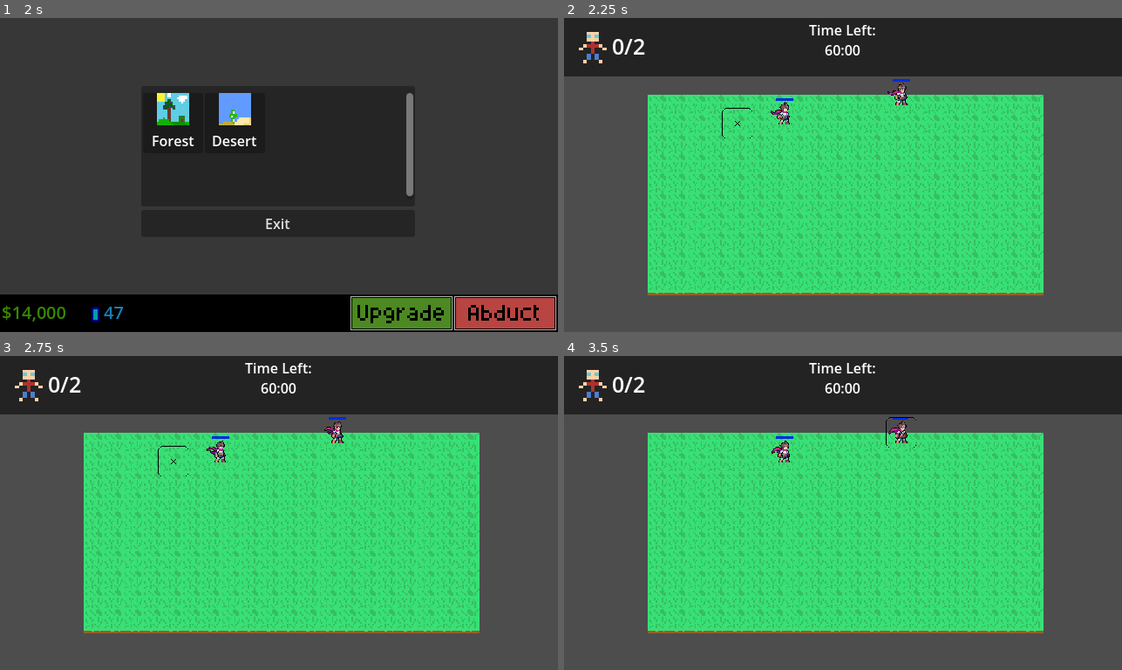
Above: before the commit, frames 1-4 (two rows, left to right).
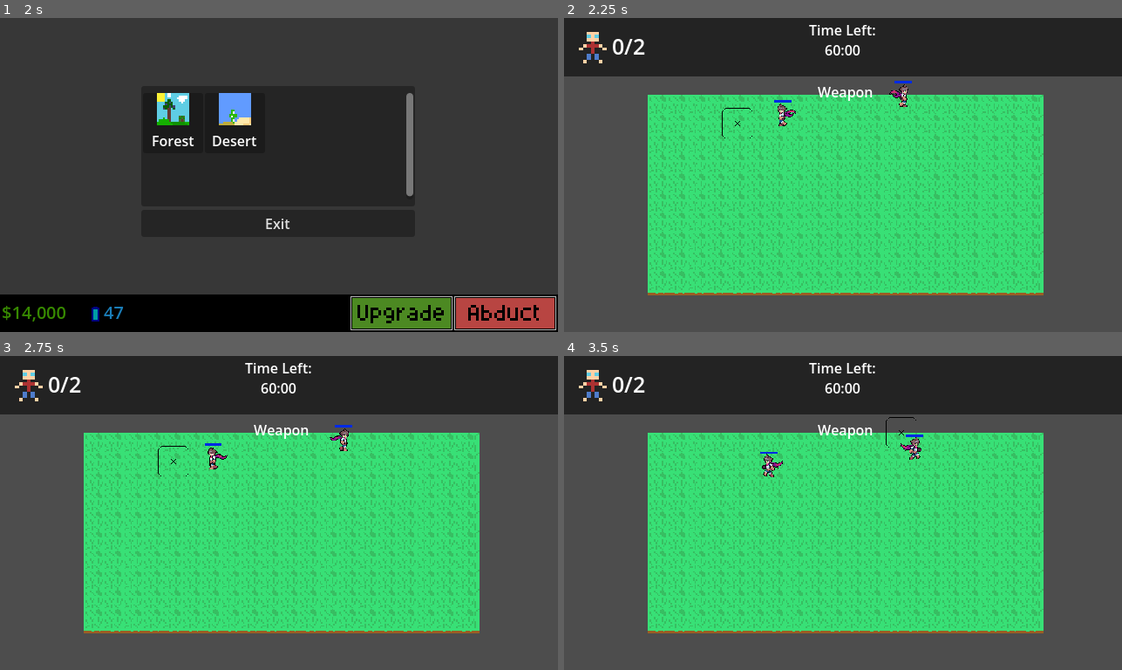
Above: after the commit, the same moments.

Repository: ottercorporationofficial-afk/Abduction
Game: Godot game, scene res://src/main.tscn
Same seed, same stepped clock (60 frames per second), same inputs: the game is played once before the commit and once after it.
Inputs (mouse positions are in pixels of both pictures, inside the frame that each line leads up to):
- Up to frame 1 (2 s): click (507, 313) at 0.5 s; click (401, 313) at 1.25 s
- Up to frame 2 (2.25 s): click (736, 121) at 2.02 s
- Up to frame 3 (2.75 s): no input
- Up to frame 4 (3.5 s): move the mouse to (904, 434) at 2.77 s; click (904, 434) at 2.92 s

Frame 1 is identical in both runs. In frame 2, 0.5% of the frame differs, in the area x 37-63%, y 19-35%; in frame 3, 0.6%; in frame 4, 0.8%, in the area x 35-65%, y 19-39%.

Commit message:
ability to change weapons, different cross hairs, new weapon choice descriptor

Diff:
--- a/Entities/human.gd
+++ b/Entities/human.gd
@@ -1,7 +1,24 @@
 extends CharacterBody2D
+
+@export var damage_number_scene: PackedScene
+
 
 @onready var animation: AnimatedSprite2D = $AnimatedSprite2D
 @onready var hit: AudioStreamPlayer2D = $Hit
+
+enum State { IDLE, WALK }
+
+var state = State.IDLE
+
+var speed := 25.0
+var direction := Vector2.ZERO
+var facing := Vector2.RIGHT
+
+var grid_size := Vector2i(20, 10)
+var tile_size := Vector2(32, 32)
+var map_size := Vector2(grid_size) * tile_size # grid_size * tile_ size
+
+
 
 var max_health : int
 var health : int
@@ -16,28 +33,87 @@
 	## prevents hits from flashing on all humans
 	if animation.material:
 		animation.material = animation.material.duplicate()
+	_next_state()
 
+## Random Walking
 
+func _process(delta):
+	match state:
+		State.WALK:
+			position += direction * speed * delta
+			_handle_bounds()
+	update_animation()
 
+func _handle_bounds():
+	if position.x <= 0 or position.x >= map_size.x:
+		direction.x *= -1
+	if position.y <= 0 or position.y >= map_size.y:
+		direction.y *= -1
 
-func _on_click_area_input_event(viewport: Node, event: InputEvent, shape_idx: int) -> void:
-	if event is InputEventMouseButton and event.pressed:
-		flash_hit()
-		TweenFX.shake(self)
-		take_damage(1)
+	position = position.clamp(Vector2.ZERO,map_size)
 
-var  x = 0
+func _next_state():
+	if randf() < 0.5:
+		state = State.IDLE
+		direction = Vector2.ZERO
+
+		var wait_time = randf_range(0.5, 2.5)
+		await get_tree().create_timer(wait_time).timeout
+
+		_next_state()
+	else:
+		state = State.WALK
+
+		set_direction(Vector2(
+			randf_range(-1,1),
+			randf_range(-1,1)
+		))
+
+		var walk_time = randf_range(1.0, 4.0)
+		await get_tree().create_timer(walk_time).timeout
+
+		_next_state()
+
+func is_turning(new_dir: Vector2) -> bool:
+	if new_dir == Vector2.ZERO:
+		return false
+	return facing.dot(new_dir) < 0.3
+
+func update_animation():
+	if direction.length() < 0.1 or state == State.IDLE:
+		if animation.animation != "idle":
+			animation.play("idle")
+	else:
+		if animation.animation != "walk":
+			animation.play("walk")
+
+func set_direction(new_dir: Vector2):
+	if new_dir == Vector2.ZERO:
+		return
+
+	new_dir = new_dir.normalized()
+
+	direction = new_dir
+	facing = new_dir
+	animation.flip_h = facing.x < 0
 
 func take_damage(amount):
-	x += 1
-	print("hit" + str(x) + "times" )
 	health -= amount
 	health_changed.emit(health)
 	if health <= 0:
 		die()
 
+	var dmg = damage_number_scene.instantiate()
+	dmg.global_position = global_position
+	get_tree().current_scene.add_child(dmg)
+	dmg.setup(amount, false)
+
+
 func die():
-	TweenFX.fade_out(self)
+	pass
+
+
+
 
 func flash_hit():
 	if animation.material == null:
--- a/Entities/human.tscn
+++ b/Entities/human.tscn
@@ -3,10 +3,13 @@
 [ext_resource type="Texture2D" uid="uid://p4vemv77xaxb" path="res://Art/male_hero-idle.png" id="1_86l0o"]
 [ext_resource type="Script" uid="uid://dtcxflqeypscr" path="res://Entities/human.gd" id="1_kodwx"]
 [ext_resource type="Shader" uid="uid://c8njvsu1fwq4i" path="res://Entities/HitFlash.gdshader" id="1_ljsf0"]
+[ext_resource type="PackedScene" uid="uid://d1wwlw553ldw7" path="res://damage_number.tscn" id="2_awe3v"]
 [ext_resource type="Texture2D" uid="uid://cq6of6tlep4gc" path="res://Art/male_hero-walk.png" id="2_f3uon"]
 [ext_resource type="AudioStream" uid="uid://77oo1tqltqi3" path="res://Entities/hit.wav" id="2_r221b"]
+[ext_resource type="Texture2D" uid="uid://1im7gwsl7hy3" path="res://Art/male_hero-idle_turn.png" id="5_vlmkc"]
 [ext_resource type="Texture2D" uid="uid://blfwjhpux2shj" path="res://Art/ProgressBarunder.png" id="6_04k85"]
 [ext_resource type="Texture2D" uid="uid://umgwbp84lv45" path="res://Art/ProgressBarovertest.png" id="7_04k85"]
+[ext_resource type="Texture2D" uid="uid://bclrf31g7vms7" path="res://Art/male_hero-walk_turn.png" id="7_awe3v"]
 [ext_resource type="Script" uid="uid://cfi2pq8dqy0fy" path="res://Entities/health.gd" id="8_vlmkc"]
 
 [sub_resource type="ShaderMaterial" id="ShaderMaterial_ljsf0"]
@@ -54,6 +57,22 @@
 atlas = ExtResource("1_86l0o")
 region = Rect2(1152, 0, 128, 128)
 
+[sub_resource type="AtlasTexture" id="AtlasTexture_j4iob"]
+atlas = ExtResource("5_vlmkc")
+region = Rect2(0, 0, 128, 128)
+
+[sub_resource type="AtlasTexture" id="AtlasTexture_eppee"]
+atlas = ExtResource("5_vlmkc")
+region = Rect2(128, 0, 128, 128)
+
+[sub_resource type="AtlasTexture" id="AtlasTexture_mb7u5"]
+atlas = ExtResource("5_vlmkc")
+region = Rect2(256, 0, 128, 128)
+
+[sub_resource type="AtlasTexture" id="AtlasTexture_dew8m"]
+atlas = ExtResource("5_vlmkc")
+region = Rect2(384, 0, 128, 128)
+
 [sub_resource type="AtlasTexture" id="AtlasTexture_ucs3u"]
 atlas = ExtResource("2_f3uon")
 region = Rect2(0, 0, 128, 128)
@@ -93,6 +112,22 @@
 [sub_resource type="AtlasTexture" id="AtlasTexture_yt5uq"]
 atlas = ExtResource("2_f3uon")
 region = Rect2(1152, 0, 128, 128)
+
+[sub_resource type="AtlasTexture" id="AtlasTexture_kbrov"]
+atlas = ExtResource("7_awe3v")
+region = Rect2(0, 0, 128, 128)
+
+[sub_resource type="AtlasTexture" id="AtlasTexture_y2hm0"]
+atlas = ExtResource("7_awe3v")
+region = Rect2(128, 0, 128, 128)
+
+[sub_resource type="AtlasTexture" id="AtlasTexture_v72ts"]
+atlas = ExtResource("7_awe3v")
+region = Rect2(256, 0, 128, 128)
+
+[sub_resource type="AtlasTexture" id="AtlasTexture_8yv15"]
+atlas = ExtResource("7_awe3v")
+region = Rect2(384, 0, 128, 128)
 
 [sub_resource type="SpriteFrames" id="SpriteFrames_66ll3"]
 animations = [{
@@ -131,7 +166,19 @@
 "name": &"idle",
 "speed": 10.0
 }, {
-"frames": [],
+"frames": [{
+"duration": 1.0,
+"texture": SubResource("AtlasTexture_j4iob")
+}, {
+"duration": 1.0,
+"texture": SubResource("AtlasTexture_eppee")
+}, {
+"duration": 1.0,
+"texture": SubResource("AtlasTexture_mb7u5")
+}, {
+"duration": 1.0,
+"texture": SubResource("AtlasTexture_dew8m")
+}],
 "loop": true,
 "name": &"idle_turn",
 "speed": 5.0
@@ -171,7 +218,19 @@
 "name": &"walk",
 "speed": 10.0
 }, {
-"frames": [],
+"frames": [{
+"duration": 1.0,
+"texture": SubResource("AtlasTexture_kbrov")
+}, {
+"duration": 1.0,
+"texture": SubResource("AtlasTexture_y2hm0")
+}, {
+"duration": 1.0,
+"texture": SubResource("AtlasTexture_v72ts")
+}, {
+"duration": 1.0,
+"texture": SubResource("AtlasTexture_8yv15")
+}],
 "loop": true,
 "name": &"walk_turn",
 "speed": 5.0
@@ -186,6 +245,7 @@
 
 [node name="Human" type="CharacterBody2D" unique_id=75959660]
 script = ExtResource("1_kodwx")
+damage_number_scene = ExtResource("2_awe3v")
 
 [node name="Hit" type="AudioStreamPlayer2D" parent="." unique_id=263920440]
 stream = ExtResource("2_r221b")
@@ -193,9 +253,8 @@
 [node name="AnimatedSprite2D" type="AnimatedSprite2D" parent="." unique_id=669052450]
 material = SubResource("ShaderMaterial_ljsf0")
 sprite_frames = SubResource("SpriteFrames_66ll3")
-animation = &"idle"
+animation = &"walk"
 autoplay = "idle"
-frame_progress = 0.5309742
 
 [node name="CollisionShape2D" type="CollisionShape2D" parent="." unique_id=585949678]
 shape = SubResource("CapsuleShape2D_0n6mi")
--- /dev/null
+++ b/Levels/Beam.gd
@@ -0,0 +1,6 @@
+extends ColorRect
+
+func _process(delta: float) -> void:
+	position = get_global_mouse_position()
+	position.x += 27
+	position.y += 25
--- /dev/null
+++ b/Levels/BeamShader.gdshader
@@ -0,0 +1,34 @@
+shader_type canvas_item;
+
+uniform float time_scale = 2.0;
+uniform float wave_strength = 0.02;
+uniform float beam_width = 0.3;
+uniform vec4 beam_color : source_color = vec4(0.6, 1.0, 0.8, 1.0);
+
+void fragment() {
+    vec2 uv = UV;
+
+    // Center beam horizontally
+    float dist = abs(uv.x - 0.5);
+
+    // Beam shape (soft edges)
+    float beam = smoothstep(beam_width, beam_width - 0.05, dist);
+
+    // Wavy distortion
+    float wave = sin((uv.y + TIME * time_scale) * 10.0) * wave_strength;
+
+    beam *= smoothstep(0.5 + wave, 0.4 + wave, dist);
+
+    // Fade top/bottom slightly
+    float fade = uv.y;
+
+    vec3 color = beam_color.rgb;
+    float alpha = beam * fade;
+
+    COLOR = vec4(color, alpha);
+}
+
+
+
+//	// Uncomment to replace the default light processing function with this one.
+//}
--- a/Levels/abduction.gd
+++ b/Levels/abduction.gd
@@ -21,8 +21,45 @@
 var grid_size = Vector2i(0, 0)
 var tile_size = Vector2(32, 32)
 
+var weapons := ["gun", "tractor_beam"]
+var current_index := 0
+
+@onready var beam_cross_hair: Node2D = $BeamCrossHair
+@onready var gun_cross_hair: Node2D = $GunCrossHair
+
 func _ready() -> void:
+	print(beam_cross_hair)
+	print(gun_cross_hair)
 	Input.set_mouse_mode(Input.MOUSE_MODE_HIDDEN)
+
+func _input(event: InputEvent) -> void:
+	if event is InputEventMouseButton and event.pressed:
+		if event.button_index == MOUSE_BUTTON_WHEEL_UP:
+			_select_next()
+
+		elif event.button_index == MOUSE_BUTTON_WHEEL_DOWN:
+			_select_previous()
+
+
+func _select_next():
+	current_index = (current_index + 1) % weapons.size()
+	_update_weapon()
+
+
+func _select_previous():
+	current_index = (current_index - 1 + weapons.size()) % weapons.size()
+	_update_weapon()
+
+
+func _update_weapon():
+	var weapon = weapons[current_index]
+	print("Selected:", weapon)
+	if weapon == "gun":
+		beam_cross_hair.visible = false
+		gun_cross_hair.visible = true
+	else:
+		beam_cross_hair.visible = true
+		gun_cross_hair.visible = false
 
 func setup(level):
 	level_data = level
--- a/Levels/abduction.tscn
+++ b/Levels/abduction.tscn
@@ -4,6 +4,16 @@
 [ext_resource type="Script" uid="uid://dsk7gdn1wkx0r" path="res://Levels/timer.gd" id="2_djug4"]
 [ext_resource type="Texture2D" uid="uid://ui38envdsjl8" path="res://Art/Guy.png" id="3_gpim5"]
 [ext_resource type="PackedScene" uid="uid://c3hvqx4a3lsxc" path="res://src/Crosshair/cross_hair.tscn" id="4_gpim5"]
+[ext_resource type="Shader" uid="uid://cxub8wgsep8a3" path="res://Levels/BeamShader.gdshader" id="5_b22j6"]
+[ext_resource type="Texture2D" uid="uid://cr387kd3ovln0" path="res://Art/BeamCrossHair.png" id="5_u04hb"]
+[ext_resource type="Script" uid="uid://djj8ig5kpm6kl" path="res://Levels/Beam.gd" id="6_wda3c"]
+
+[sub_resource type="ShaderMaterial" id="ShaderMaterial_wda3c"]
+shader = ExtResource("5_b22j6")
+shader_parameter/time_scale = 2.0
+shader_parameter/wave_strength = 0.02
+shader_parameter/beam_width = 0.455
+shader_parameter/beam_color = Color(0.6, 0.078431375, 0.8, 1)
 
 [node name="Abduction" type="Node2D" unique_id=1917941894]
 script = ExtResource("1_4xjou")
@@ -78,8 +88,36 @@
 horizontal_alignment = 1
 vertical_alignment = 1
 
+[node name="SelectedWeapon" type="RichTextLabel" parent="CanvasLayer/StatusBar" unique_id=1174840857]
+layout_mode = 1
+anchors_preset = 5
+anchor_left = 0.5
+anchor_right = 0.5
+offset_left = -71.0
+offset_top = 73.0
+offset_right = 77.0
+offset_bottom = 113.0
+grow_horizontal = 2
+text = "Weapon"
+horizontal_alignment = 1
+
 [node name="Camera2D" type="Camera2D" parent="." unique_id=1984243342]
 position = Vector2(320, 151)
 zoom = Vector2(0.7, 0.7)
 
-[node name="CrossHair" parent="." unique_id=138381416 instance=ExtResource("4_gpim5")]
+[node name="GunCrossHair" parent="." unique_id=138381416 instance=ExtResource("4_gpim5")]
+
+[node name="BeamCrossHair" parent="." unique_id=1948126069 instance=ExtResource("4_gpim5")]
+visible = false
+texture = ExtResource("5_u04hb")
+
+[node name="TestBeam" type="ColorRect" parent="." unique_id=1742406669]
+visible = false
+material = SubResource("ShaderMaterial_wda3c")
+offset_left = 301.95062
+offset_top = 236.0
+offset_right = 355.90125
+offset_bottom = 375.0
+rotation = 3.1415927
+mouse_filter = 1
+script = ExtResource("6_wda3c")
--- /dev/null
+++ b/damage_number.gd
@@ -0,0 +1,22 @@
+extends Node2D
+
+@onready var label: Label = $Label
+
+func setup(amount: int, is_crit: bool):
+	label.text = str(amount)
+
+	if is_crit:
+		label.modulate = Color.RED
+		label.scale = Vector2(1.4,1.4)
+
+	else:
+		label.modulate = Color.WHITE
+		label.scale = Vector2.ONE
+
+	# small random horizontal offset
+	position.x += randf_range(-6,6)
+
+	var tween := create_tween()
+	tween.tween_property(self,"position:y",position.y - 28, 0.6)
+	tween.tween_property(self,"modulate:a",0.0,0.6)
+	tween.finished.connect(queue_free)
--- /dev/null
+++ b/damage_number.tscn
@@ -0,0 +1,10 @@
+[gd_scene format=3 uid="uid://d1wwlw553ldw7"]
+
+[ext_resource type="Script" uid="uid://bbwql03gvkepk" path="res://damage_number.gd" id="1_jany0"]
+
+[node name="DamageNumber" type="Node2D" unique_id=820102160]
+script = ExtResource("1_jany0")
+
+[node name="Label" type="Label" parent="." unique_id=469082859]
+offset_right = 40.0
+offset_bottom = 23.0
--- a/project.godot
+++ b/project.godot
@@ -13,7 +13,7 @@
 config/name="Abduction"
 run/main_scene="uid://cfms84dt6c1pc"
 config/features=PackedStringArray("4.6", "Forward Plus")
-config/icon="res://icon.svg"
+config/icon="uid://cc2062fufsvb"
 
 [autoload]
 
--- a/src/Crosshair/cross_hair.gd
+++ b/src/Crosshair/cross_hair.gd
@@ -1,4 +1,13 @@
 extends Node2D
+
+@export var texture: Texture2D
+@onready var crosshair: Sprite2D = $Crosshair
+
+
+func _ready() -> void:
+	if texture:
+		crosshair.texture = texture
+
 
 func _process(delta: float) -> void:
 	position = get_global_mouse_position()
Binary file added: Art/BeamCrossHair.png
Not shown, added: Art/BeamCrossHair.png.import
Not shown, added: Levels/Beam.gd.uid
Not shown, added: Levels/BeamShader.gdshader.uid
Binary file added: TempIcon.png
Not shown, added: TempIcon.png.import
Not shown, added: damage_number.gd.uid
